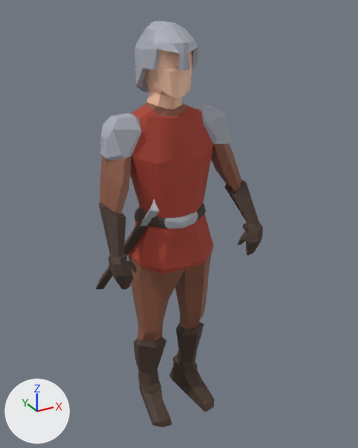
What one commit did to the FBX model Assets/Design/guard-model-low-poly/source/EnemyGuardRig.fbx.
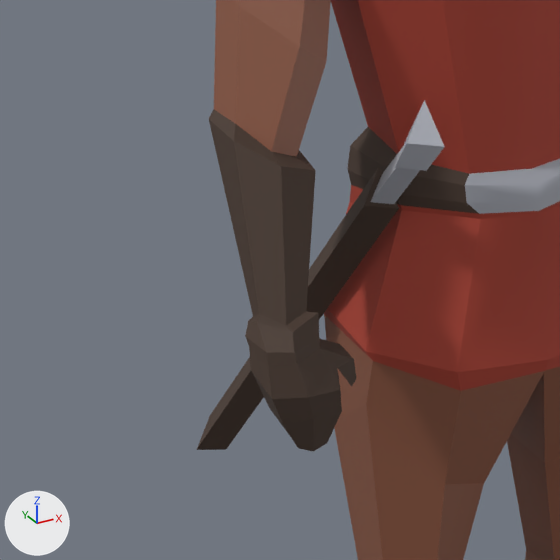
Old and new are each drawn whole from a 50 mm lens placed at (-2.61, -5.09, 2.68), pointed at (0.15, -0.07, 0.16) and again close up on the part from 13% to 53% of the width and 39% to 71% of the height. Every picture has the same lights, and +X, +Y and +Z are marked at lower left. The older version's two pictures come first. Where no turn or scale is listed for an object, it has been applied to the vertices.

The scene before the commit, as lines of its bpy script (objects in view):
```python
me_mesh = bpy.data.meshes.new('Mesh')
me_mesh.from_pydata(...)  # 637 vertices, 648 faces; spans x -1.0..1.02, y -0.74..0.62, z -2.5..2.53
# faces by material slot: [246, 155, 68, 82, 97]
me_mesh.materials.append(mat_leather)  # brown #49382e
me_mesh.materials.append(mat_iron)  # grey #aaadb7
me_mesh.materials.append(mat_body_armor)  # red #ab4030
me_mesh.materials.append(mat_leather_cloth)  # brown #8b5640
me_mesh.materials.append(mat_body)  # beige #fecaac
ob_guard_002 = bpy.data.objects.new('guard.002', me_mesh)
ob_guard_002.location = (0.0, 0.0, 0.0)
```
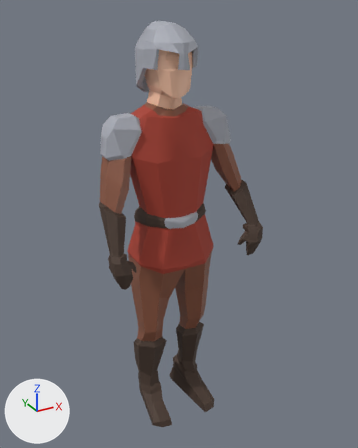
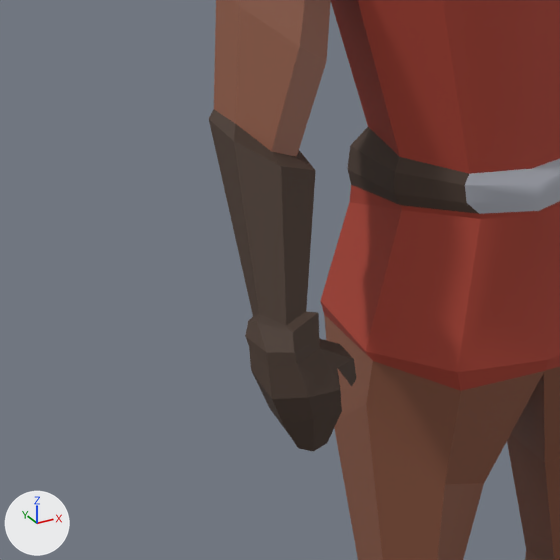
The newer file is also turned or shifted as a whole; pictures and numbers use the older file's frame.

The change in detail:
me_mesh is used by ob_guard_002; location (0.0, 0.0, 0.0).
me_mesh had 637 vertices, 648 faces and spanned x -1.0..1.02, y -0.74..0.62, z -2.5..2.53.
me_mesh now has 617 vertices, 631 faces and spans x -1.0..1.02, y -0.74..0.35, z -2.5..2.53.
me_mesh part 1: the loose piece of 18 vertices spanning x -0.78..-0.36, y -0.55..0.62, z -0.88..0.72 is deleted.
Other edits to the shape of me_mesh do not show in these pictures.

Changed parts and their boxes (x1, y1, x2, y2) in the close-ups (560 x 560 px):
'guard.002', reshaped: before (197, 0, 560, 560); after (209, 0, 560, 560)
part 1 of me_mesh, deleted: before (197, 100, 445, 450)
